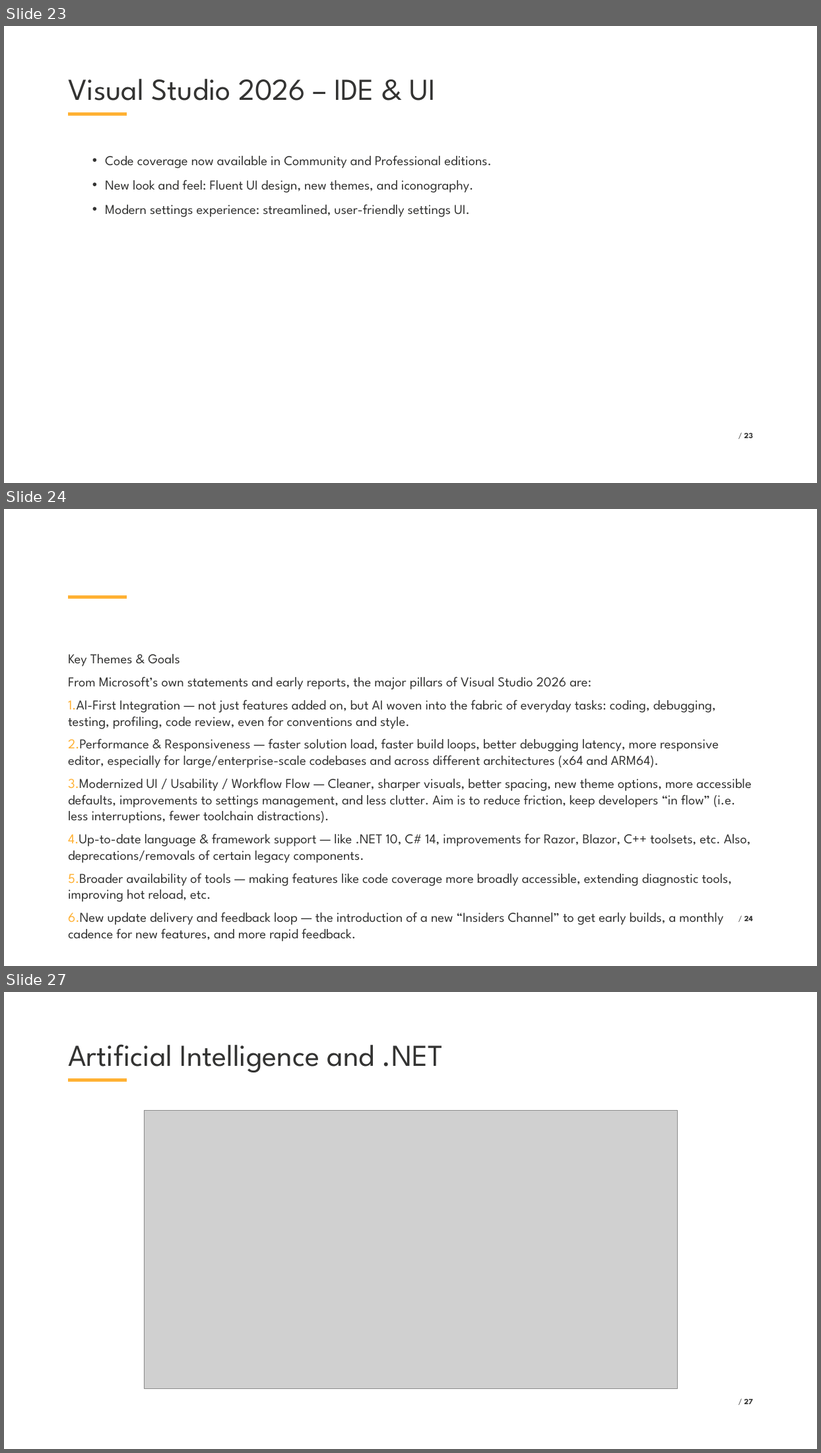
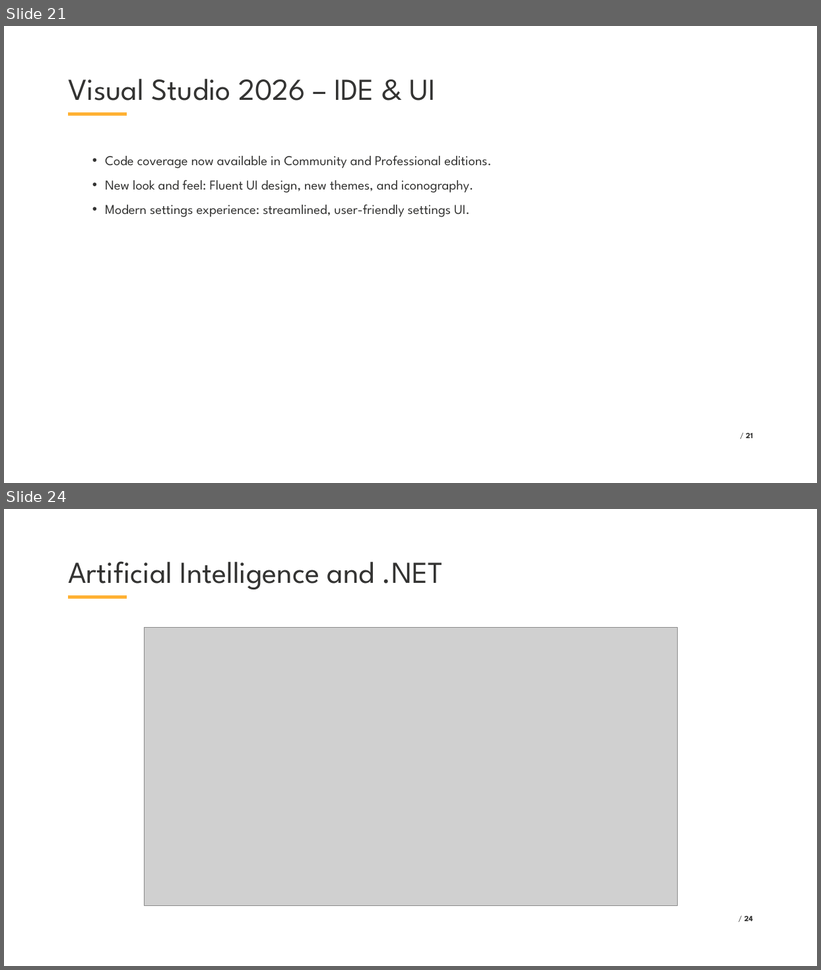
Before and after one commit to VladislavAntonyuk/AICalendar, a slide deck: .NET Conf 2025 - Ukraine (Eng).pptx. Shown one above the other, each under a label of ours: slides 23, 24 and 27 before the commit, slides 21 and 24 after it; the slides between them are not shown. The pictures are 821x1453 and 821x970 pixels, drawn with LibreOffice and Linux fonts; fonts in the diff are those of the drawing; grey boxes stand for pictures; background and template pictures are left out. Boxes give left, top, right and bottom in pixels: in the first picture for what was removed or moved away, otherwise in the second. Text is boxed around its words. In the diff, an @@ line names an element or a change of style, - is before the commit and + after.

```diff
--- a/.NET Conf 2025 - Ukraine (Eng).pptx
+++ b/.NET Conf 2025 - Ukraine (Eng).pptx
@@ slide 24 removed at (x1=4, y1=509, x2=817, y2=966), background #FFFFFF; not listed: 1 template element that a slide beside it also shows @@
@@ text removed at (x1=68, y1=654, x2=751, y2=942) @@
-Key Themes & Goals
-From Microsoft’s own statements and early reports, the major pillars of Visual Studio 2026 are:
-1. AI-First Integration — not just features added on, but AI woven into the fabric of everyday tasks: coding, debugging, testing, profiling, code review, even for conventions and style.
-2. Performance & Responsiveness — faster solution load, faster build loops, better debugging latency, more responsive editor, especially for large/enterprise-scale codebases and across different architectures (x64 and ARM64).
-3. Modernized UI / Usability / Workflow Flow — Cleaner, sharper visuals, better spacing, new theme options, more accessible defaults, improvements to settings management, and less clutter. Aim is to reduce friction, keep developers “in flow” (i.e. less interruptions, fewer toolchain distractions).
-4. Up-to-date language & framework support — like .NET 10, C# 14, improvements for Razor, Blazor, C++ toolsets, etc. Also, deprecations/removals of certain legacy components.
-5. Broader availability of tools — making features like code coverage more broadly accessible, extending diagnostic tools, improving hot reload, etc.
-6. New update delivery and feedback loop — the introduction of a new “Insiders Channel” to get early builds, a monthly cadence for new features, and more rapid feedback.
@@ page number removed at (x1=745, y1=916, x2=753, y2=921) @@
-/ 24
@@ what was slide 23 is now slide 21 @@
@@ page number at (x1=746, y1=433, x2=753, y2=438): text changed @@
-/ 23
+/ 21
@@ what was slide 27 is now slide 24 @@
@@ page number at (x1=745, y1=916, x2=753, y2=921): text changed @@
-/ 27
+/ 24
```
Also in this commit, not shown: 5 slides changed, 2 other slides removed, 1 other file.
